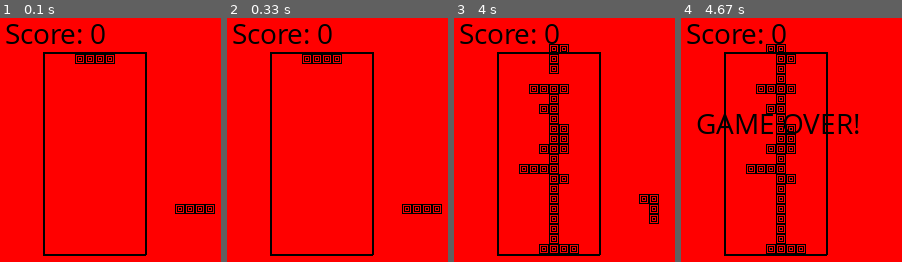
Above: before the commit, frames 1-4 (left to right).
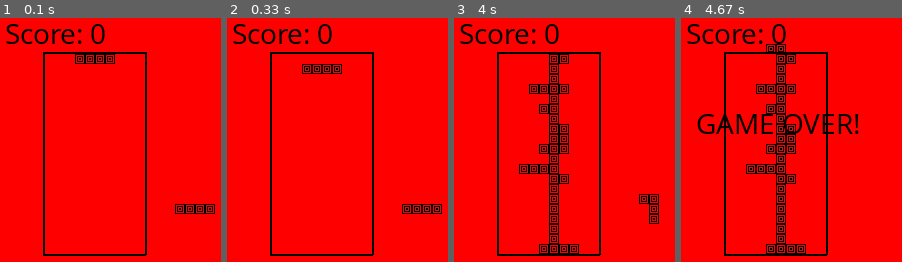
Above: after the commit, the same moments.

Repository: FrankTaylorLieder/pytris
Game: pygame game, started from pytris.py
Two runs of this game, one before a commit and one after it. Both use one fixed random seed, a clock stepped at 60 frames per second and the inputs below.
Inputs:
- Up to frame 1 (0.1 s): no input
- Up to frame 2 (0.33 s): no input
- Up to frame 3 (4 s): tap Space at 0.33, 0.73, 1.03, 1.23, 1.57, 1.87, 2.07, 2.37, 2.63, 2.97, 3.4 s; hold Right 0.67-1.13 s; hold Up 1.17-1.47 s; hold Right 1.5-1.97 s; hold Left 2-2.53 s; hold Down 2.57-2.87 s; hold Left 2.9-3.3 s; hold Up 3.33-3.7 s
- Up to frame 4 (4.67 s): no input

Frame 1 is identical in both runs. In frame 2, 0.9% of the frame differs, in the area x 33-53%, y 14-23%; in frame 3, 0.4%; in frame 4, nothing differs.

Commit message:
Set up virtualenv Added README

Diff:
--- a/pytris.py
+++ b/pytris.py
@@ -233,7 +233,7 @@
 
     cycle_time = 50
     cycle = 0
-    cycles = 20
+    cycles = 10
     removals = []
     drop = False
     score = 0
Not shown, added: README
Not shown, added: requirements.txt
Not shown, removed: .DS_Store
Not shown, added: .gitignore
